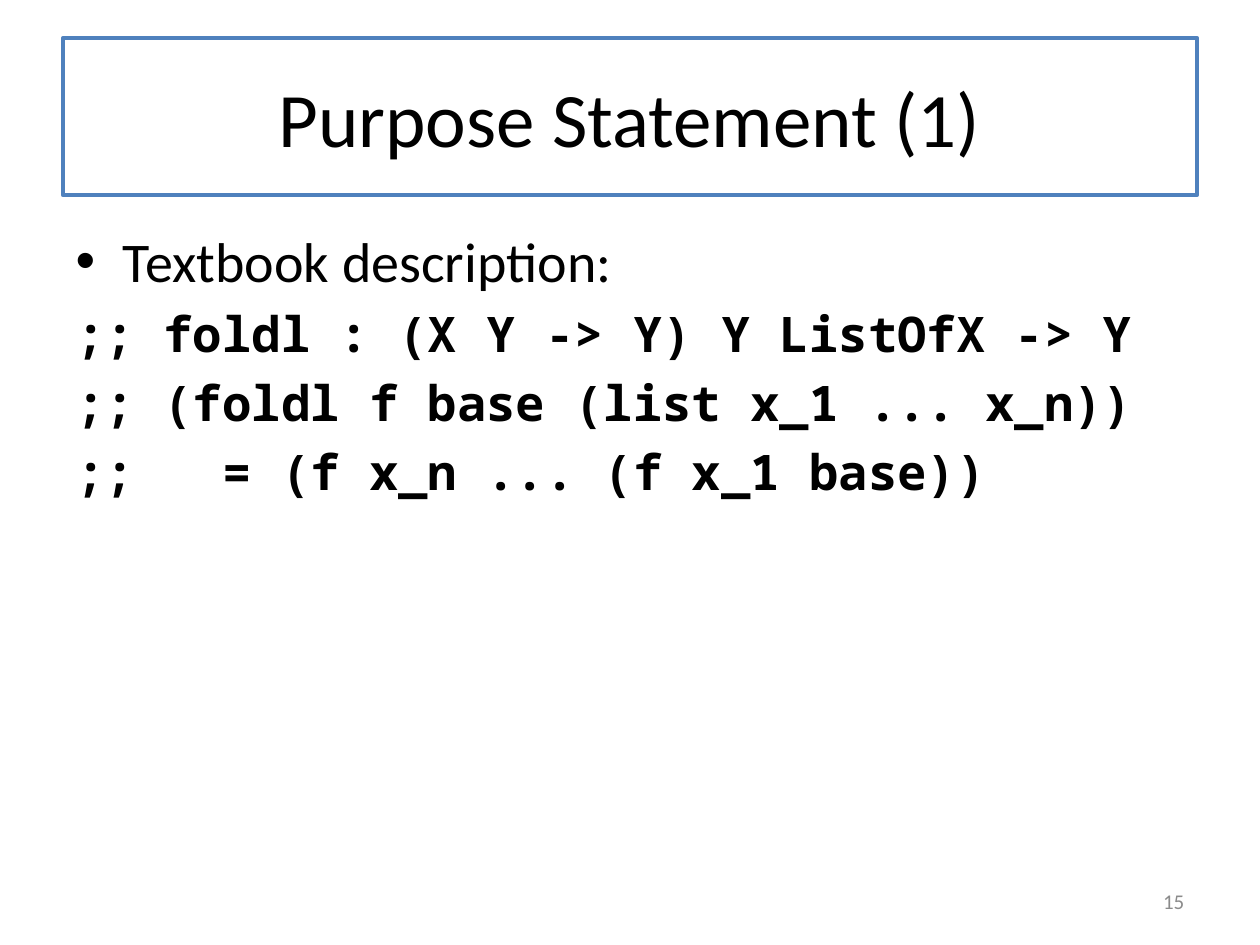
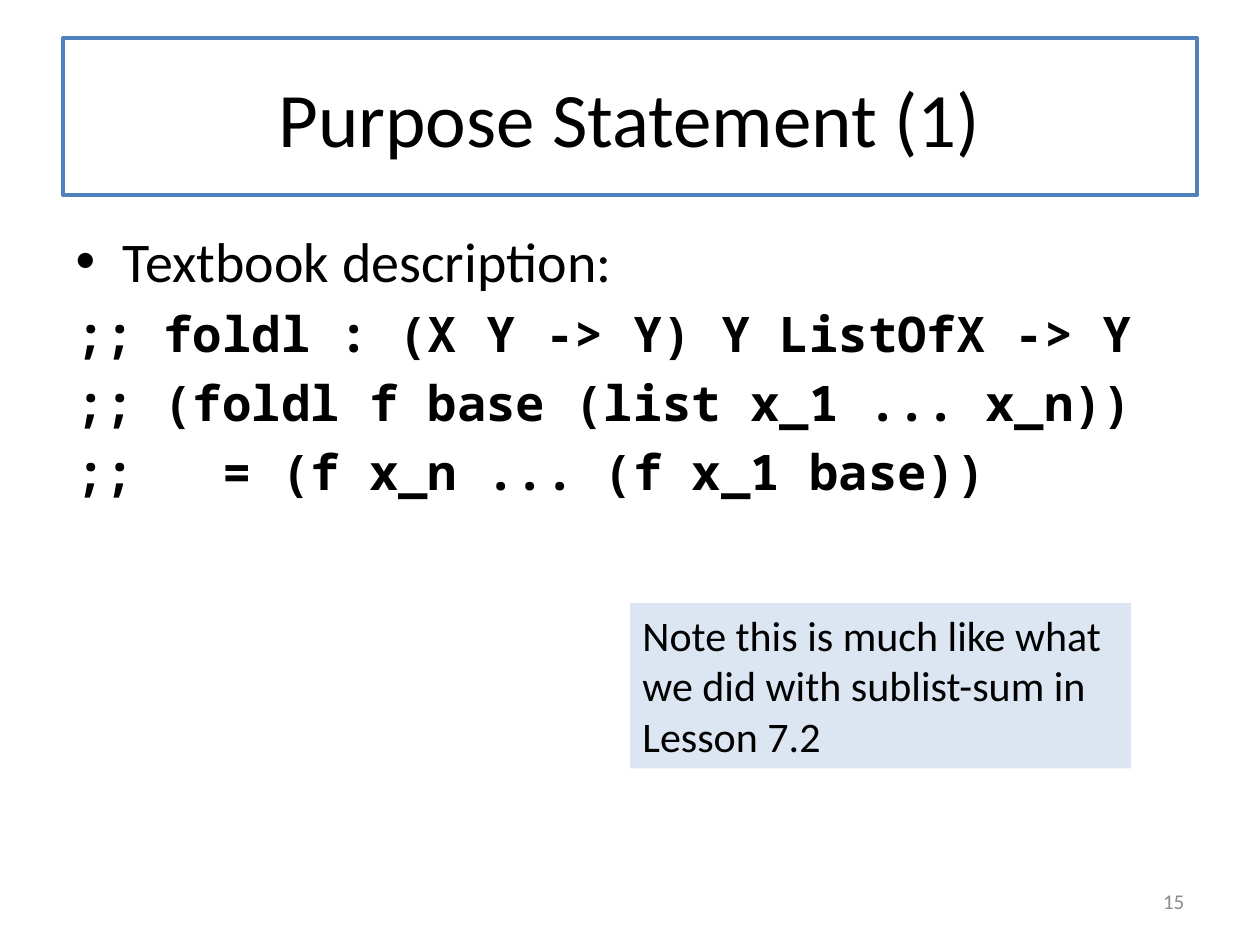
Before and after one commit to mwand/cs5010f17, a slide deck: slide 15 of Slides/Lesson 7.5 Foldr and Foldl.pptx. Drawn at 1260x945 pixels with LibreOffice and Linux fonts; fonts in the diff are those of the drawing. Boxes give left, top, right and bottom in pixels: in the first picture for what was removed or moved away, otherwise in the second. Text is boxed around its words. In the diff, an @@ line names an element or a change of style, - is before the commit and + after.

```diff
--- a/Slides/Lesson 7.5 Foldr and Foldl.pptx
+++ b/Slides/Lesson 7.5 Foldr and Foldl.pptx
@@ rectangle added at (630, 604, 1131, 769), fill #DCE6F2, 24 pt, text #000000 @@
+Note this is much like what we did with sublist-sum in Lesson 7.2
```
Also in this commit, not shown: 5 other slides changed, 14 other files.
